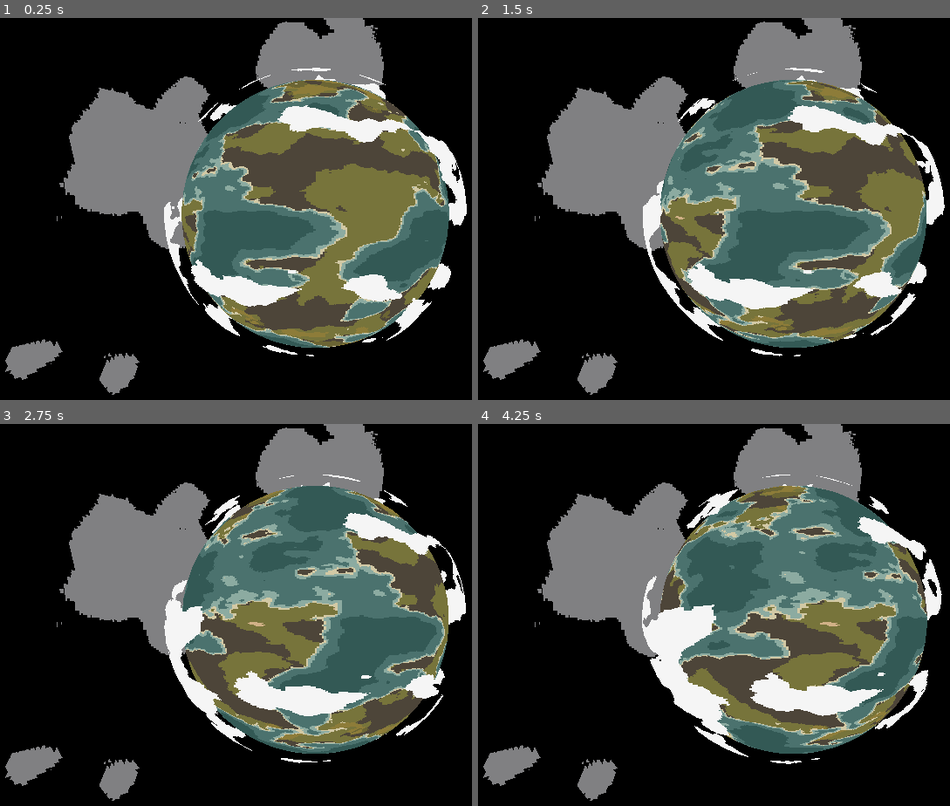
Above: before the commit, frames 1-4 (two rows, left to right).
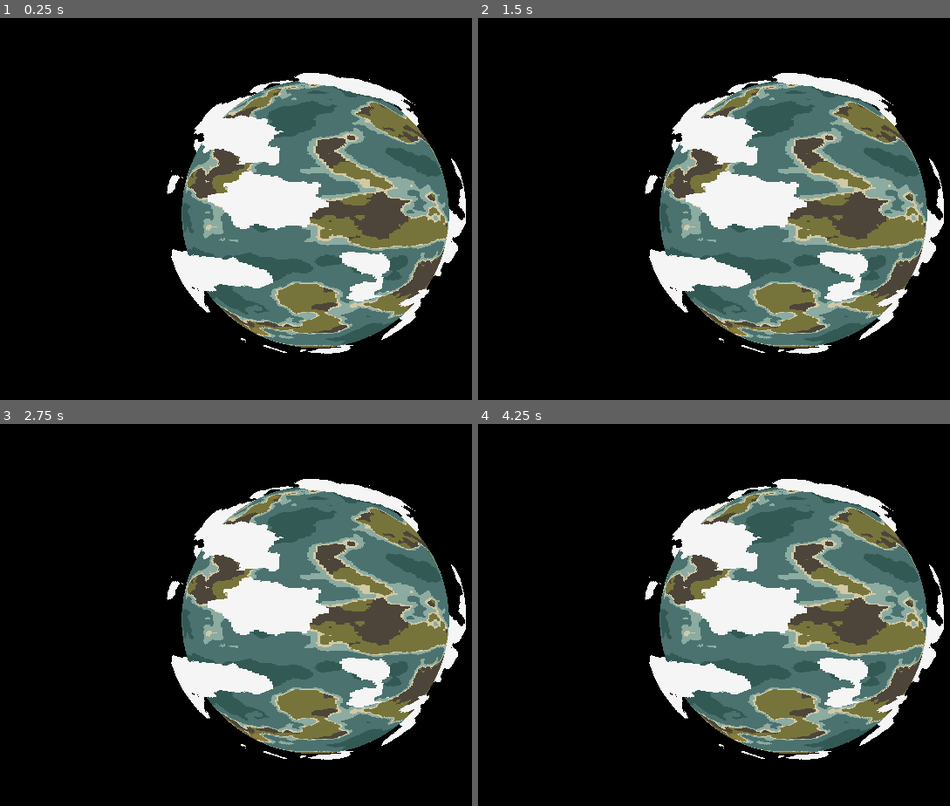
Above: after the commit, the same moments.

Repository: OccultParrot/pixel-planet
Game: Godot game, scene res://scenes/root.tscn
Two runs of this game, one before a commit and one after it. Both use one fixed random seed, a clock stepped at 60 frames per second and the inputs below.
Inputs:
- Up to frame 1 (0.25 s): no input
- Up to frame 2 (1.5 s): tap Enter at 0.5 s
- Up to frame 3 (2.75 s): no input
- Up to frame 4 (4.25 s): no input

The runs differ from the first frame. In frame 1, 43% of the frame differs, in the area x 1-99%, y 0-99%; in frame 2, 43%; in frame 3, 43%; in frame 4, 42%.

Commit message:
Removed the randomisation and refreshing shaders part, I just didnt care for it. Added space background, will add stars later

Diff:
--- a/scenes/root.tscn
+++ b/scenes/root.tscn
@@ -1,28 +1,13 @@
-[gd_scene load_steps=25 format=3 uid="uid://dothce4yh3s3l"]
+[gd_scene load_steps=18 format=3 uid="uid://dothce4yh3s3l"]
 
 [ext_resource type="Shader" uid="uid://bwnctdj1bptlq" path="res://shaders/planet.gdshader" id="1_j5px3"]
-[ext_resource type="Script" uid="uid://bgc6ogilues7" path="res://scripts/root.gd" id="1_kycxp"]
 [ext_resource type="Shader" uid="uid://prjw2kdeupum" path="res://shaders/clouds.gdshader" id="1_lrqlo"]
-[ext_resource type="Script" uid="uid://cmgxqquhulqek" path="res://scripts/clouds.gd" id="2_sqa0i"]
-[ext_resource type="Script" uid="uid://c5vm2en76867d" path="res://scripts/planet.gd" id="2_twpsu"]
-[ext_resource type="Script" uid="uid://8fblky83xn6v" path="res://scripts/skybox.gd" id="3_j287u"]
-[ext_resource type="Script" uid="uid://coicub8bgmtyd" path="res://scripts/celestial_body.gd" id="4_5sfjl"]
 [ext_resource type="Shader" uid="uid://d8ntmm6fyn6e" path="res://shaders/sky.gdshader" id="5_jh1ax"]
-
-[sub_resource type="FastNoiseLite" id="FastNoiseLite_3hfy5"]
-noise_type = 3
-frequency = 0.0378
-
-[sub_resource type="NoiseTexture3D" id="NoiseTexture3D_7pvxh"]
-noise = SubResource("FastNoiseLite_3hfy5")
 
 [sub_resource type="ShaderMaterial" id="ShaderMaterial_xsp7o"]
 render_priority = 0
 shader = ExtResource("5_jh1ax")
-shader_parameter/radius = 250.0
-shader_parameter/nebula_noise = SubResource("NoiseTexture3D_7pvxh")
-shader_parameter/pixel_size = 300.0
-shader_parameter/nebula_threshold = 0.6
+shader_parameter/star_threshold = 0.0
 
 [sub_resource type="SphereMesh" id="SphereMesh_l5cgh"]
 material = SubResource("ShaderMaterial_xsp7o")
@@ -49,38 +34,34 @@
 radius = 0.55
 height = 1.05
 
-[sub_resource type="FastNoiseLite" id="FastNoiseLite_y3xxt"]
+[sub_resource type="FastNoiseLite" id="FastNoiseLite_lrqlo"]
 noise_type = 3
-seed = -764241648
-frequency = 0.0162
+
+[sub_resource type="NoiseTexture2D" id="NoiseTexture2D_sqa0i"]
+seamless = true
+noise = SubResource("FastNoiseLite_lrqlo")
+
+[sub_resource type="FastNoiseLite" id="FastNoiseLite_jh1ax"]
+noise_type = 2
+frequency = 0.0271
+
+[sub_resource type="NoiseTexture2D" id="NoiseTexture2D_kycxp"]
+seamless = true
+noise = SubResource("FastNoiseLite_jh1ax")
+
+[sub_resource type="FastNoiseLite" id="FastNoiseLite_j287u"]
 
 [sub_resource type="NoiseTexture2D" id="NoiseTexture2D_3hfy5"]
 seamless = true
-noise = SubResource("FastNoiseLite_y3xxt")
-
-[sub_resource type="FastNoiseLite" id="FastNoiseLite_l5cgh"]
-seed = -1454697203
-frequency = 0.0179
-
-[sub_resource type="NoiseTexture2D" id="NoiseTexture2D_7pvxh"]
-seamless = true
-noise = SubResource("FastNoiseLite_l5cgh")
-
-[sub_resource type="FastNoiseLite" id="FastNoiseLite_dylgi"]
-seed = -679606952
-frequency = 0.0277
-
-[sub_resource type="NoiseTexture2D" id="NoiseTexture2D_y3xxt"]
-seamless = true
-noise = SubResource("FastNoiseLite_dylgi")
+noise = SubResource("FastNoiseLite_j287u")
 
 [sub_resource type="ShaderMaterial" id="ShaderMaterial_3hfy5"]
 render_priority = 0
 shader = ExtResource("1_j5px3")
 shader_parameter/pixel_size = 600
-shader_parameter/landmass_noise = SubResource("NoiseTexture2D_3hfy5")
-shader_parameter/rainfall_noise = SubResource("NoiseTexture2D_7pvxh")
-shader_parameter/temperature_noise = SubResource("NoiseTexture2D_y3xxt")
+shader_parameter/landmass_noise = SubResource("NoiseTexture2D_sqa0i")
+shader_parameter/rainfall_noise = SubResource("NoiseTexture2D_kycxp")
+shader_parameter/temperature_noise = SubResource("NoiseTexture2D_3hfy5")
 shader_parameter/temperature_noise_impact = 0.5
 shader_parameter/displacement_coefficient = 0.5
 shader_parameter/landmass_threshold = 0.5
@@ -104,33 +85,24 @@
 material = SubResource("ShaderMaterial_3hfy5")
 
 [node name="Root" type="Node3D"]
-script = ExtResource("1_kycxp")
 
 [node name="Skybox" type="MeshInstance3D" parent="."]
 mesh = SubResource("SphereMesh_l5cgh")
-script = ExtResource("3_j287u")
 metadata/_edit_lock_ = true
 
 [node name="CelestialBody" type="Node3D" parent="."]
-script = ExtResource("4_5sfjl")
+metadata/_edit_group_ = true
 
 [node name="Clouds" type="MeshInstance3D" parent="CelestialBody"]
-transform = Transform3D(-0.874154, 0, -0.475337, 0, 1, 0, 0.475337, 0, -0.874154, 0, 0.00218832, 0)
+transform = Transform3D(0.99498, 0, 0, 0, 1, 0, 0, 0, 0.99498, 0, 0, 0)
 mesh = SubResource("SphereMesh_j287u")
 skeleton = NodePath("../..")
-script = ExtResource("2_sqa0i")
-cloud_noise = SubResource("FastNoiseLite_5sfjl")
 
 [node name="Planet" type="MeshInstance3D" parent="CelestialBody"]
-transform = Transform3D(-0.978294, 0, 0.187232, 0, 1, 0, -0.187232, 0, -0.978294, 0, 0, 0)
+transform = Transform3D(0.996014, 0, 0, 0, 1, 0, 0, 0, 0.996014, 0, 0, 0)
 material_override = SubResource("ShaderMaterial_3hfy5")
 mesh = SubResource("SphereMesh_vho56")
 skeleton = NodePath("../..")
-script = ExtResource("2_twpsu")
-landmass_noise = SubResource("FastNoiseLite_y3xxt")
-rainfall_noise = SubResource("FastNoiseLite_l5cgh")
-temperature_noise = SubResource("FastNoiseLite_dylgi")
-rotation_speed = 5.0
 
 [node name="Camera3D" type="Camera3D" parent="."]
 transform = Transform3D(1, 0, 0, 0, 1, 0, 0, 0, 1, 0, 0, 1.07301)
--- a/shaders/sky.gdshader
+++ b/shaders/sky.gdshader
@@ -1,34 +1,9 @@
 shader_type spatial;
-render_mode cull_front, unshaded;
-uniform float radius = 250.0;
-uniform sampler3D nebula_noise;
-uniform float pixel_size = 600;
-uniform float nebula_threshold: hint_range(0.0, 1.0, 0.1) = 0.8;
+render_mode unshaded, cull_front;
 
-varying vec3 world_position;
-varying vec3 local_position;
-
-void vertex() {
-	world_position = (MODEL_MATRIX * vec4(VERTEX, 1.0)).xyz;
-    local_position = VERTEX;
-}
-
-vec3 pixelate(vec3 p, float s) {
-	vec3 grid_pos = floor(p * s);
-	return grid_pos / s;
-}
-
-float sample_3d(sampler3D noise, vec3 p, float s) {
-	return texture(noise, pixelate(p, s)).r;
-}
+uniform float star_threshold: hint_range(0.0, 1.0, 0.1) = 0.3;
 
 void fragment() {
-	vec3 uv_3d = (local_position / radius + 1.0) * 0.5;
-
-	// Set the default space color
+	// Default space color
 	ALBEDO = vec3(0.0, 0.0, 0.01);
-
-	float sample = sample_3d(nebula_noise, uv_3d, pixel_size);
-
-	ALBEDO += (sample > nebula_threshold) ? vec3(0.5) : vec3(0.0);
 }
